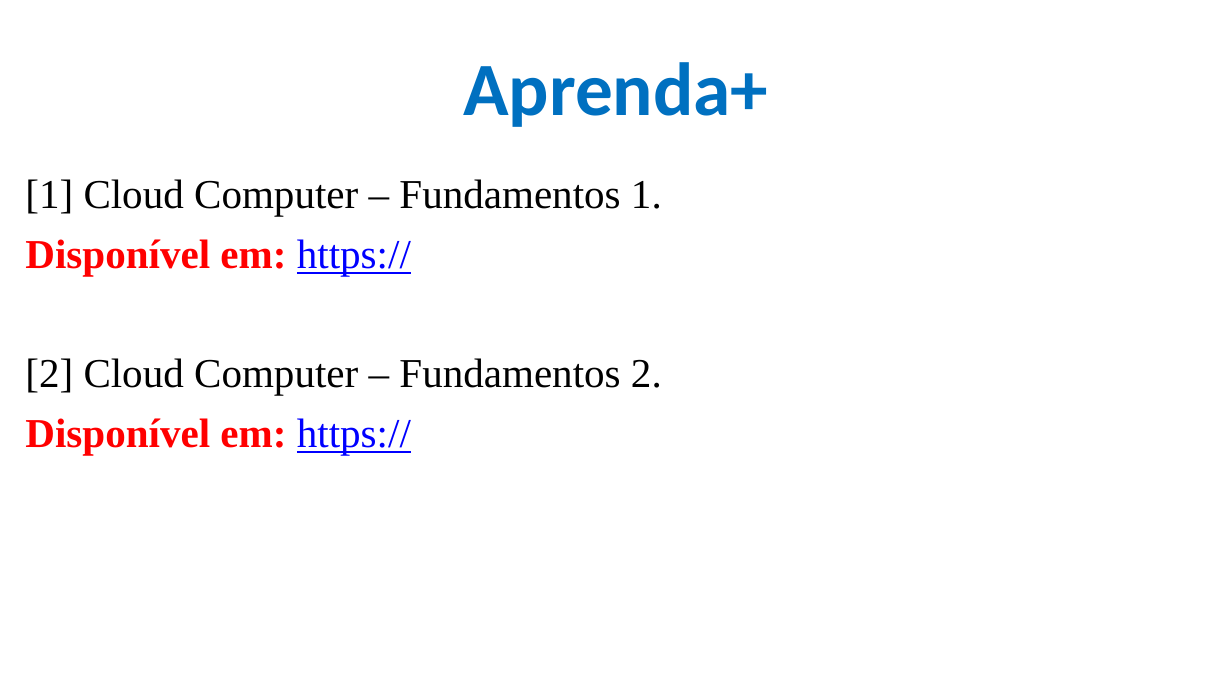
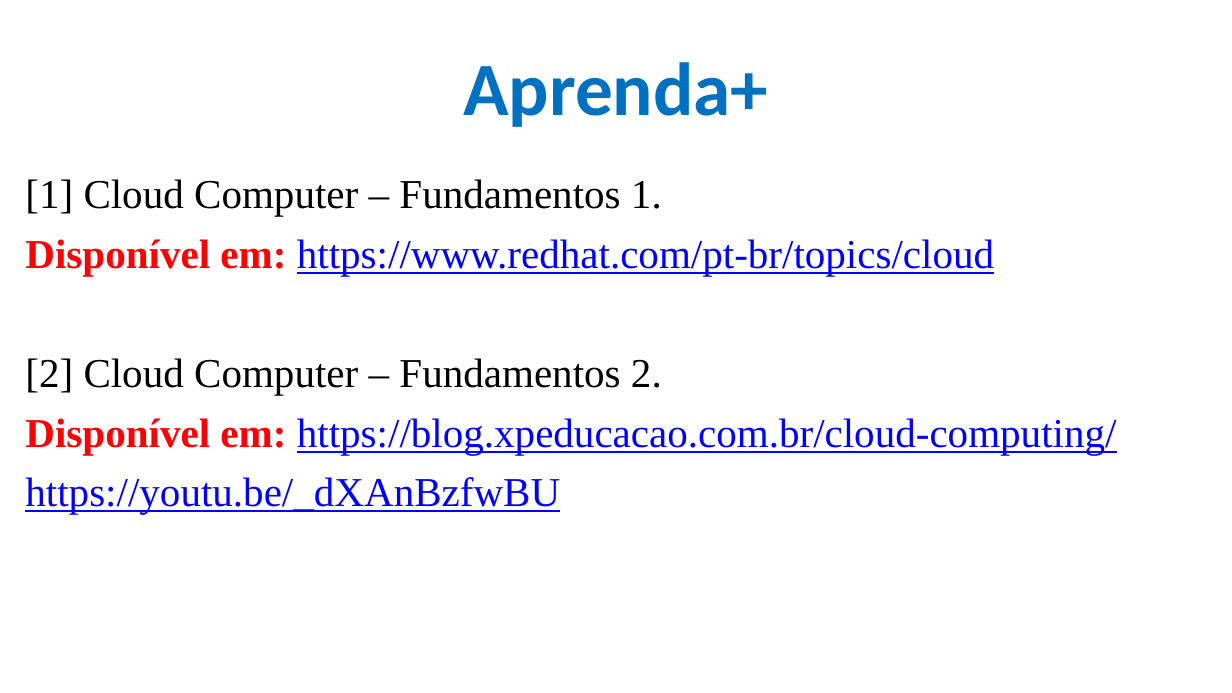
Before and after one commit to CloudEducationBrazil/WydenComputacaoNuvemWebServicesLinux, a slide deck: slide 69 of 01 Classes/Aula 01 - Computação em Nuvem e Web Services em Linux.pptx (slide 9 before the commit). Drawn at 1232x693 pixels with LibreOffice and Linux fonts; fonts in the diff are those of the drawing; background and template pictures are left out. Boxes give left, top, right and bottom in pixels: in the first picture for what was removed or moved away, otherwise in the second. Text is boxed around its words. In the diff, an @@ line names an element or a change of style, - is before the commit and + after.

Commit message:
Aula 01 Cloud Computer

```diff
--- a/01 Classes/Aula 01 - Computação em Nuvem e Web Services em Linux.pptx
+++ b/01 Classes/Aula 01 - Computação em Nuvem e Web Services em Linux.pptx
@@ text at [25, 239, 994, 276]: text changed; text colour #FF0000 to #0000FF; bold off @@
-Disponível em: https://
+Disponível em: https://www.redhat.com/pt-br/topics/cloud
@@ text at [25, 418, 1117, 514]: text changed; text colour #FF0000 to #0000FF; bold off @@
-Disponível em: https://
+Disponível em: https://blog.xpeducacao.com.br/cloud-computing/
+https://youtu.be/_dXAnBzfwBU
```
Also in this commit, not shown: 8 other slides changed, 62 slides added, 1 other file.
